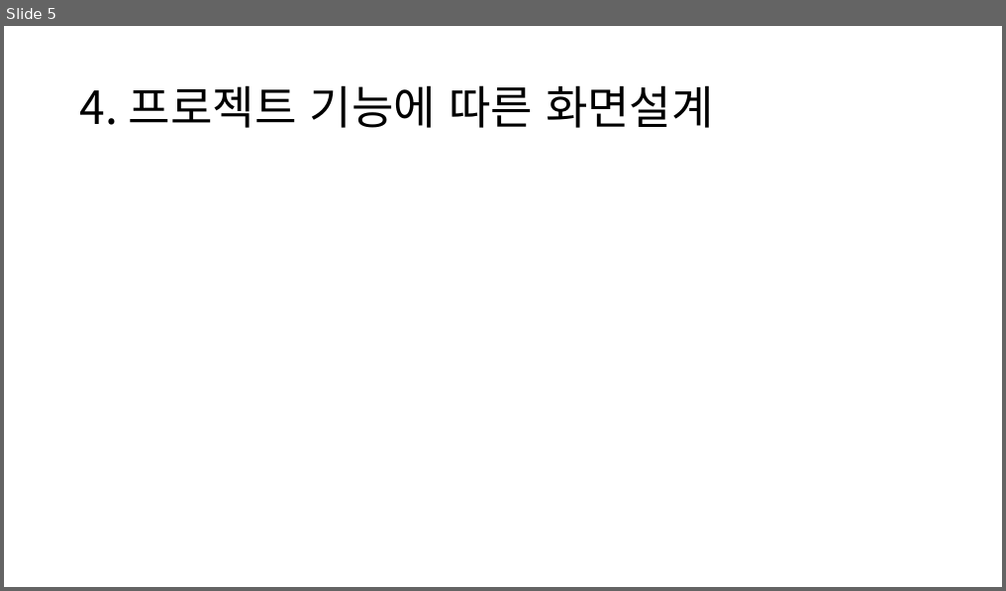
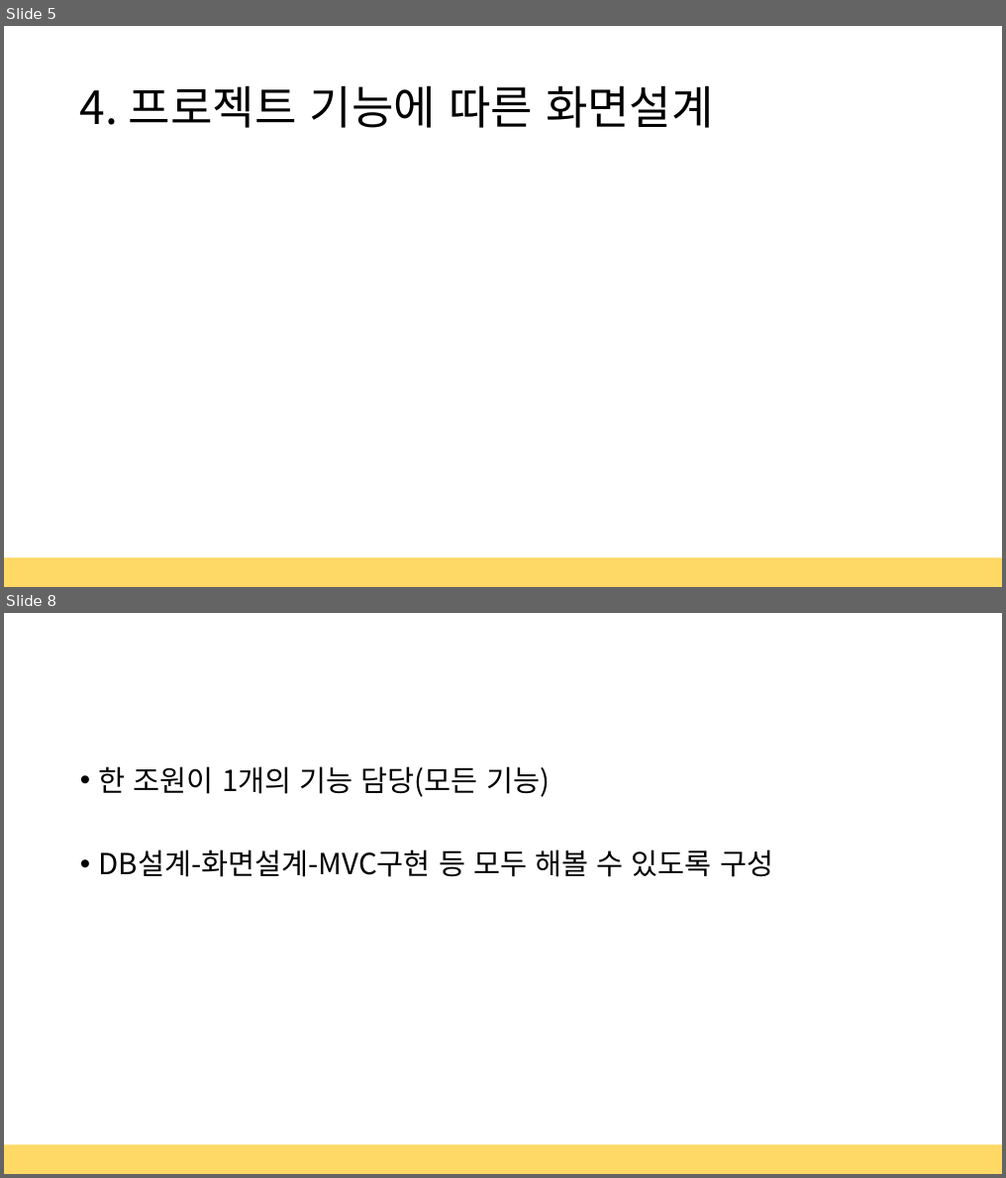
Before and after one commit to Mishuni/Multi_Food, a slide deck: 세미 프로젝트 결과발표.pptx. Shown one above the other, each under a label of ours: slide 5 before the commit, slides 5 and 8 after it; the slides between them are not shown. The pictures are 1006x591 and 1006x1178 pixels, drawn with LibreOffice and Linux fonts; fonts in the diff are those of the drawing. Boxes give left, top, right and bottom in pixels: in the first picture for what was removed or moved away, otherwise in the second. Text is boxed around its words. In the diff, an @@ line names an element or a change of style, - is before the commit and + after.

```diff
--- a/세미 프로젝트 결과발표.pptx
+++ b/세미 프로젝트 결과발표.pptx
@@ slide 8 added at (4, 613, 1002, 1174), background #FFFFFF @@
@@ text added at (99, 766, 773, 877), 28 pt, text #000000 @@
+• 한 조원이 1개의 기능 담당(모든 기능)
+• DB설계-화면설계-MVC구현 등 모두 해볼 수 있도록 구성
@@ rectangle added at (4, 1146, 1002, 1174), fill #FFD966, outline #FFE699 1 pt @@
@@ slide 5 changed as well @@
@@ rectangle added at (4, 559, 1002, 587), fill #FFD966, outline #FFE699 1 pt @@
```
Also in this commit, not shown: 4 other slides changed, 2 other slides added, 53 other files.
